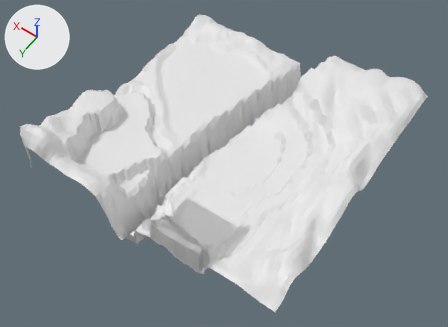
Before and after pictures for a commit that changed the Blender file Assets/Models/LowPoly/Village.blend.
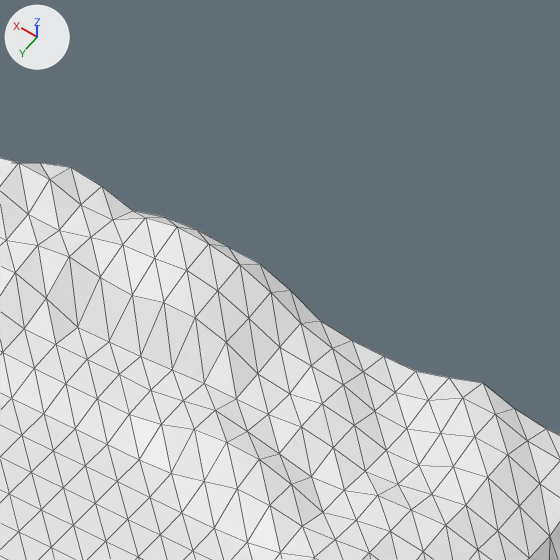
Each version appears first whole from a 50 mm camera at (-393.4, 204.1, 564.0) aimed at (-155.3, -129.2, 40.2), and next in a close-up on the part from 52% to 65% of the width and 5% to 22% of the height. The axes (+X, +Y, +Z) are drawn at upper left. The lights are the same throughout. The close-ups show mesh edges as thin lines.

The scene before the commit, as lines of its bpy script (objects in view):
```python
me_terrain = bpy.data.meshes.new('Terrain')
me_terrain.from_pydata(...)  # 255 vertices, 448 faces; spans x -75.1..0.0, y 50.0..61.5, z 234.4..300.2
me_terrain_021 = bpy.data.meshes.new('Terrain.021')
me_terrain_021.from_pydata(...)  # 240 vertices, 420 faces; spans x -145.5..-75.0, y 0.0..59.5, z 234.4..300.3
ob_terrain = bpy.data.objects.new('Terrain', me_terrain)
ob_terrain.location = (0.0, 0.0, 0.0)
ob_terrain.rotation_euler = (1.571, 0.0, 0.0)  # degrees (90, 0, 0)
ob_terrain_021 = bpy.data.objects.new('Terrain.021', me_terrain_021)
ob_terrain_021.location = (0.0, 0.0, 0.0)
ob_terrain_021.rotation_euler = (1.571, 0.0, 0.0)  # degrees (90, 0, 0)
```
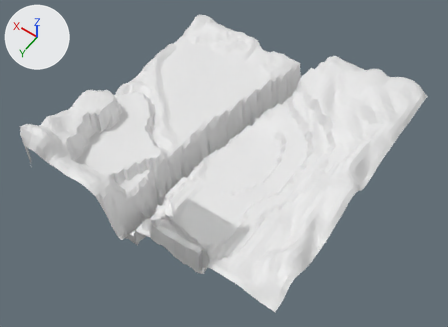
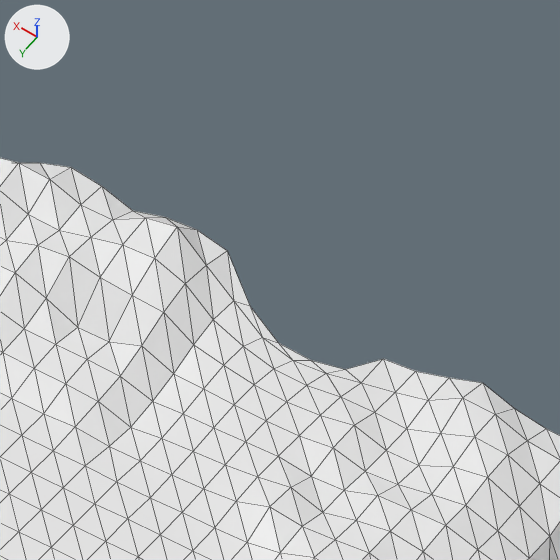
Changed parts and their boxes [x1, y1, x2, y2] in the close-ups (560 x 560 px; the box of a moved part takes in the faces that stretch with it):
part 1 of me_terrain_021, moved or reshaped
    both: [44, 227, 415, 560]

What changed in the scene script:
```text
Change me_terrain_021:
    where me_terrain_021.from_pydata(...)  # 240 vertices, 420 faces; spans x -145.5..-75.0, y 0.0..59.5, z 234.4..300.3
    used by ob_terrain_021; location = (0.0, 0.0, 0.0); rotation_euler = (1.571, 0.0, 0.0), in degrees (90, 0, 0)
    me_terrain_021 part 1: 57 of 240 vertices moved; they spanned x -112.5..-84.4, y 50.0..59.2, z 257.8..300.3 and now span x -112.5..-84.4, y 49.0..56.4, z 257.8..299.8; mean shift (-0.3, -1.4, -0.8); largest move (-93.8, 53.3, 300.2) -> (-97.2, 52.2, 292.4)
```
